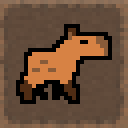
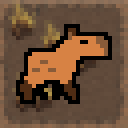
Comparing the layer stacks of the two 128×128 images. Changes:
added layer "Camada colada #6" above "Camada colada #5" over [12,72,44,116]
added layer "Camada colada #5" above "Camada colada #4" over [28,88,56,116]
added layer "Camada colada #4" above "Camada colada #3" over [8,0,40,44]
added layer "Camada colada #3" above "Camada colada #2" over [80,60,88,76]
added layer "Camada colada #2" above "Camada colada #1" over [40,20,60,48]
added layer "Camada colada #1" above "Camada colada" over [80,60,100,76]
